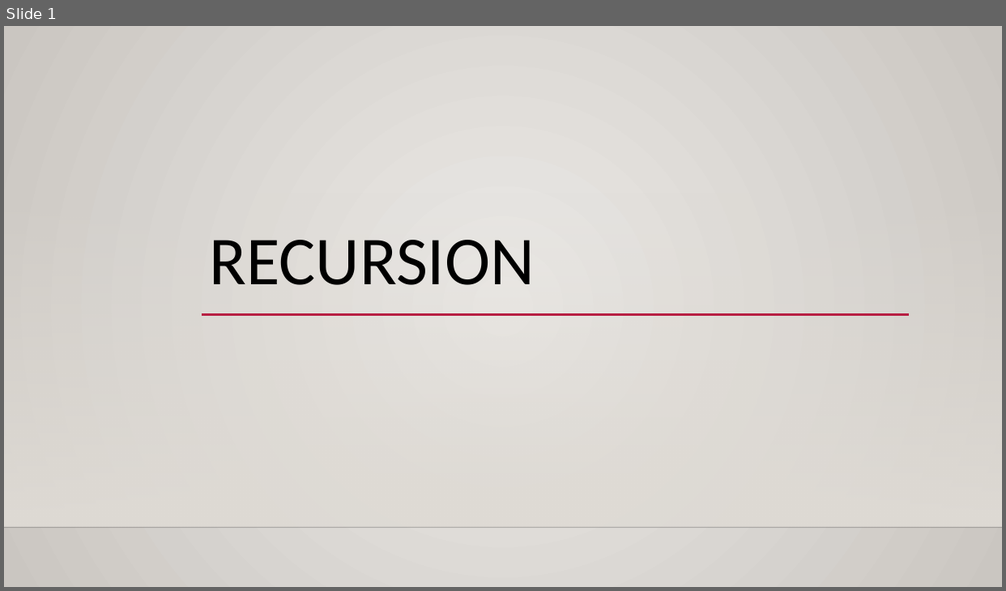
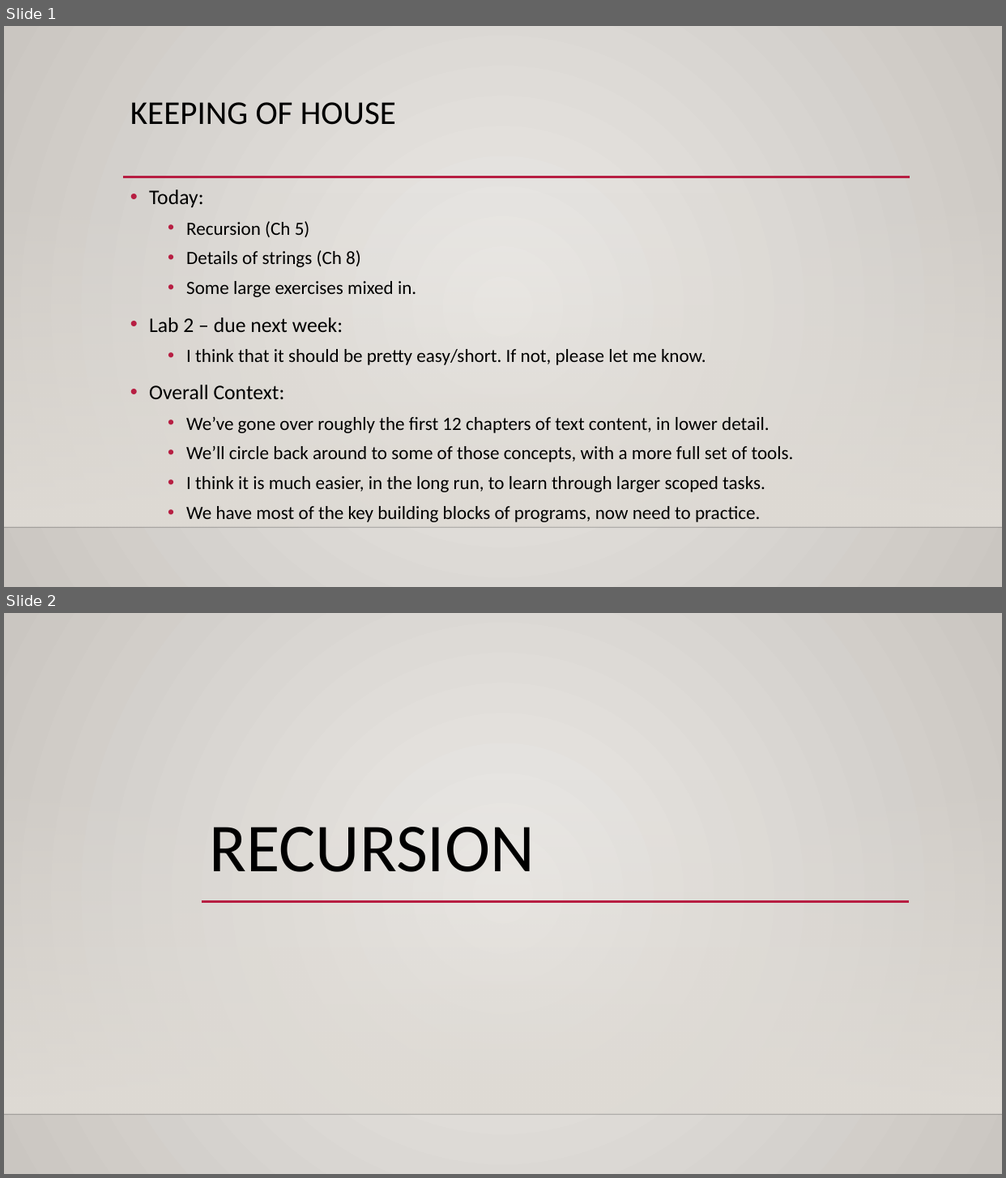
Before and after one commit to okohnkay/Programming_Basics_for_ML, a slide deck: course_material/slides/008_recursion.pptx. Shown one above the other, each under a label of ours: slide 1 before the commit, slides 1 and 2 after it. The pictures are 1006x591 and 1006x1178 pixels, drawn with LibreOffice and Linux fonts; fonts in the diff are those of the drawing; background and template pictures are left out. Boxes give left, top, right and bottom in pixels: in the first picture for what was removed or moved away, otherwise in the second. Text is boxed around its words. In the diff, an @@ line names an element or a change of style, - is before the commit and + after.

```diff
--- a/course_material/slides/008_recursion.pptx
+++ b/course_material/slides/008_recursion.pptx
@@ slide 1 added at (4, 26, 1002, 587), background gradient #ECEAE7 to #CAC7C1; not listed: 2 template elements that a slide beside it also shows @@
@@ title added at (130, 102, 396, 125), 32 pt, text #000000 @@
+KEEPING OF HOUSE
@@ line added from (123, 177) to (910, 177), #B71E42 2.5 pt @@
@@ text added at (149, 190, 794, 523), 18 pt, text #000000 @@
+• Today:
+  • Recursion (Ch 5)
+  • Details of strings (Ch 8)
+  • Some large exercises mixed in.
+• Lab 2 – due next week:
+  • I think that it should be pretty easy/short. If not, please let me know.
+• Overall Context:
+  • We’ve gone over roughly the first 12 chapters of text content, in lower detail.
+  • We’ll circle back around to some of those concepts, with a more full set of tools.
+  • I think it is much easier, in the long run, to learn through larger scoped tasks.
+  • We have most of the key building blocks of programs, now need to practice.
@@ what was slide 1 is now slide 2 @@
```
Also in this commit, not shown: 1 slide changed, 3 other files.
